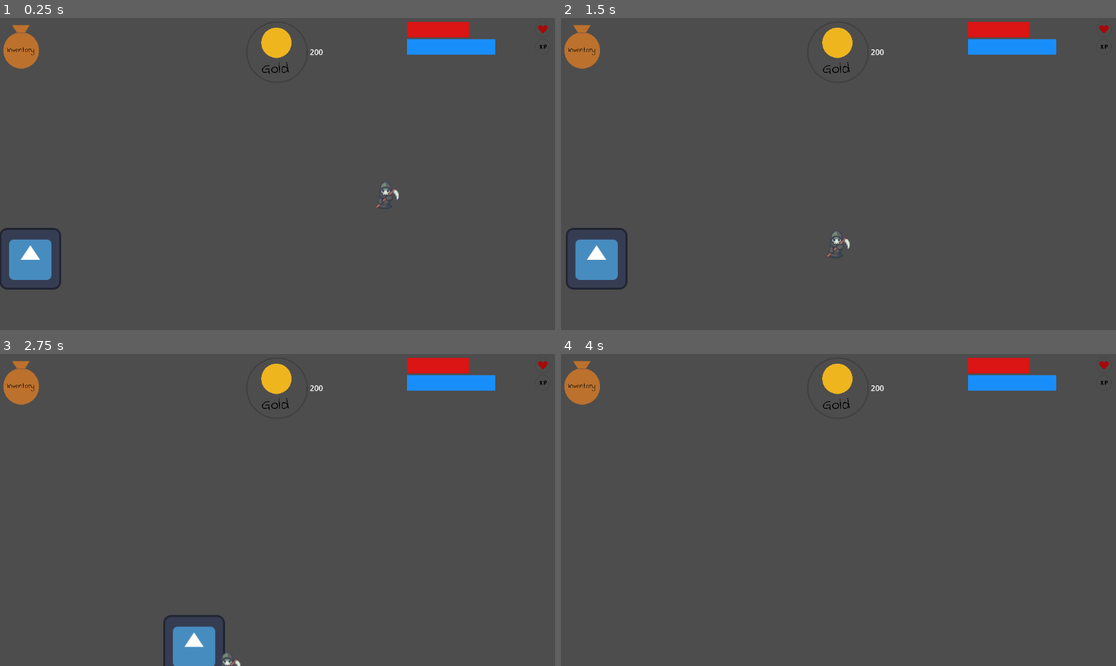
Above: before the commit, frames 1-4 (two rows, left to right).
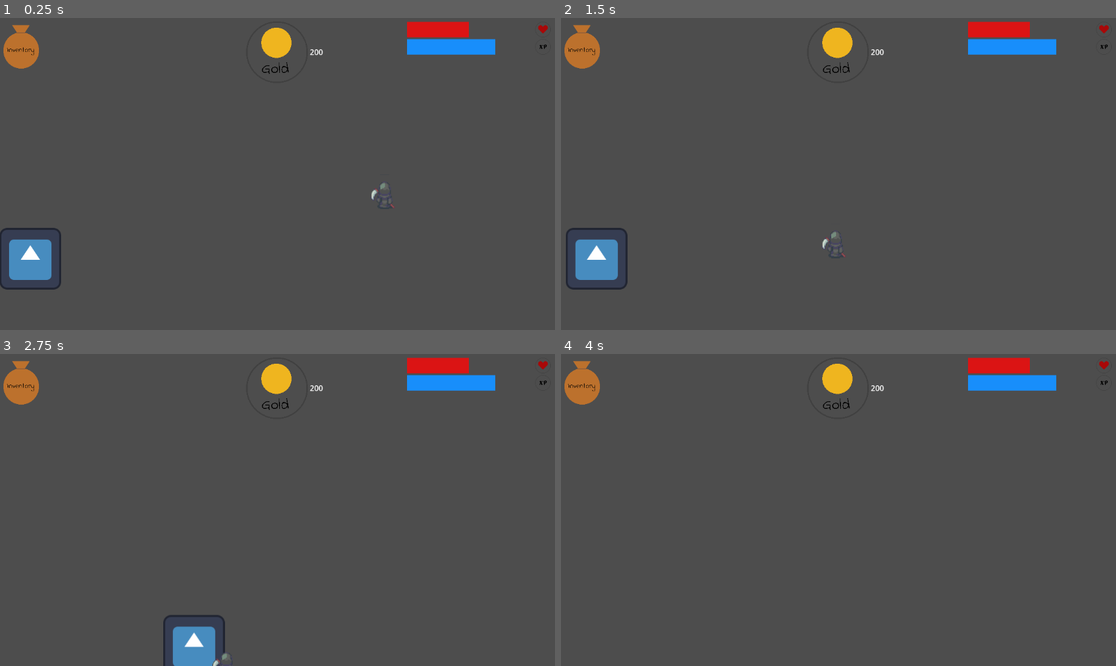
Above: after the commit, the same moments.

Repository: hapsal/igdt-g16
Game: Godot game, scene res://scenes/ui.tscn
Two runs of this game, one before a commit and one after it. Both use one fixed random seed, a clock stepped at 60 frames per second and the inputs below. The engine's default icon, where the game draws it, is replaced by a stand-in: a white triangle on a blue panel in a dark square.
Inputs (mouse positions are in pixels of both pictures, inside the frame that each line leads up to):
- Up to frame 1 (0.25 s): no input
- Up to frame 2 (1.5 s): click (583, 42) at 0.5 s; hold Right (ui_right) from 1.28 s (still down)
- Up to frame 3 (2.75 s): release Right (ui_right) at 2.03 s; hold Down (ui_down) from 2.03 s (still down)
- Up to frame 4 (4 s): release Down (ui_down) at 2.78 s; hold Right (ui_right) 2.78-3.53 s; tap Enter at 3.5 s; hold Up (ui_up) from 3.53 s (still down)

The runs differ from the first frame. In frame 1, 0.1% of the frame differs, in the area x 66-72%, y 52-62%; in frame 2, 0.1%; in frame 3, less than 0.1%; in frame 4, nothing differs.

Commit message:
Minor fixes

Diff:
--- a/scenes/enemy.gd
+++ b/scenes/enemy.gd
@@ -2,7 +2,7 @@
 
 const SPEED = 200
 
-func _physics_process(delta):
+func _physics_process(_delta):
 	# Find the player character
 	var player = get_node("/root/UI/CharacterBody2D")
 
--- a/scenes/enemy.tscn
+++ b/scenes/enemy.tscn
@@ -122,8 +122,8 @@
 [node name="AnimatedSprite2D" type="AnimatedSprite2D" parent="."]
 position = Vector2(123, 138)
 sprite_frames = SubResource("SpriteFrames_vj07h")
-animation = &"idle"
-frame_progress = 0.993149
+animation = &"back"
+frame_progress = 0.266845
 
 [node name="DetectionArea" type="Area2D" parent="."]
 position = Vector2(125, 151)
@@ -137,6 +137,3 @@
 [node name="CollisionShape2D" type="CollisionShape2D" parent="."]
 position = Vector2(124, 153)
 shape = SubResource("CircleShape2D_eas33")
-
-[connection signal="body_entered" from="DetectionArea" to="." method="_on_detection_area_body_entered"]
-[connection signal="body_exited" from="DetectionArea" to="." method="_on_detection_area_body_exited"]
